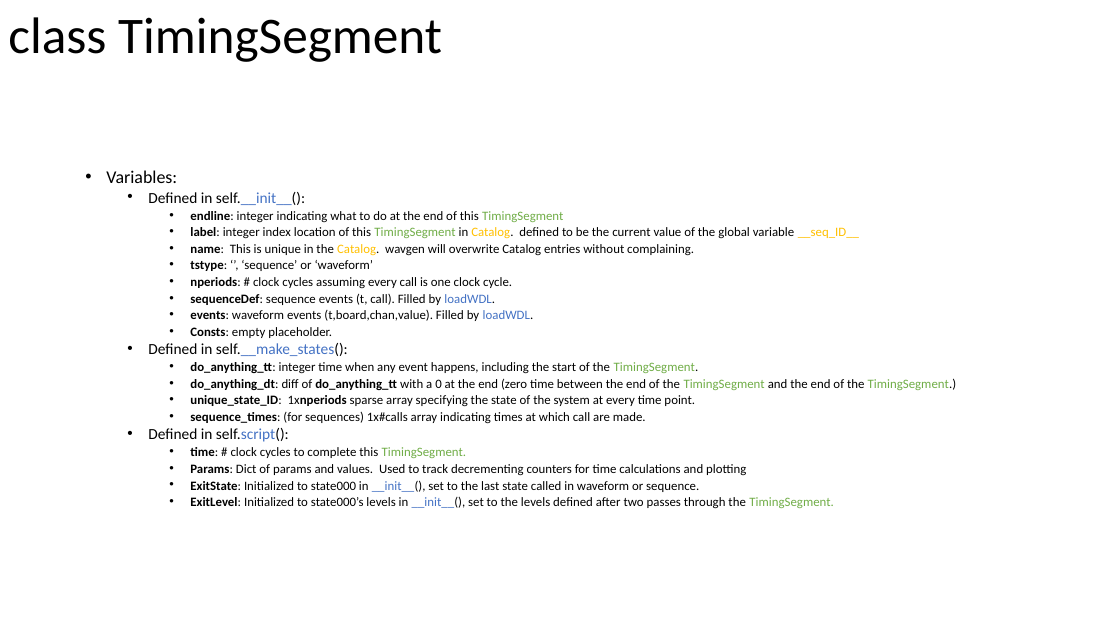
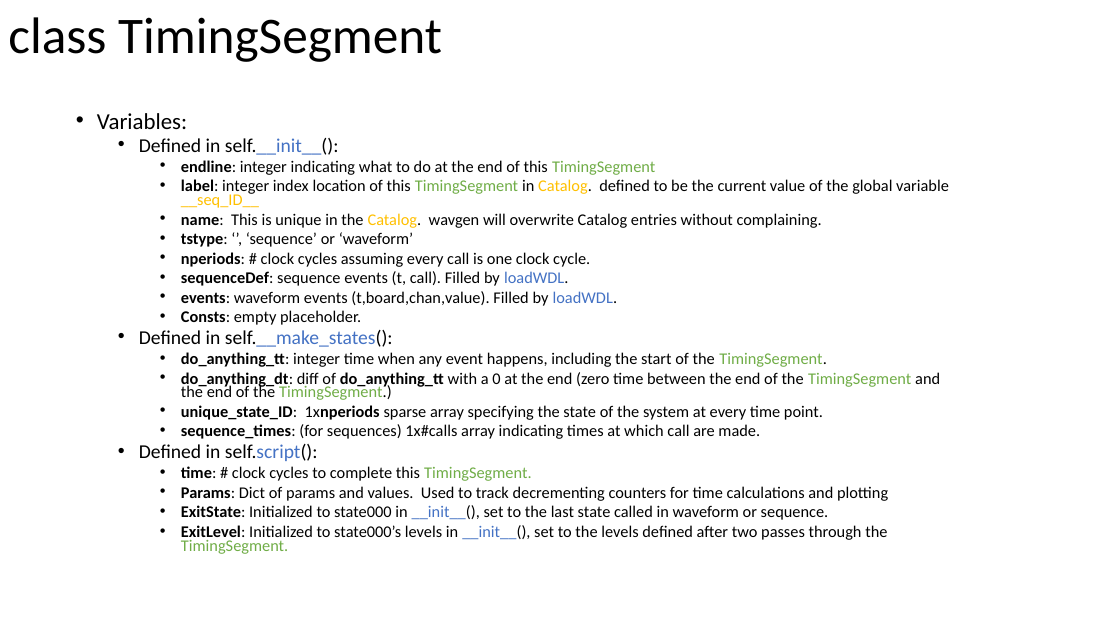
Before and after one commit to CaltechOpticalObservatories/wdl, a slide deck: slide 7 of Documentation_for_wavgen.pptx. Drawn at 1120x630 pixels with LibreOffice and Linux fonts; fonts in the diff are those of the drawing. Boxes give left, top, right and bottom in pixels: in the first picture for what was removed or moved away, otherwise in the second. Text is boxed around its words. In the diff, an @@ line names an element or a change of style, - is before the commit and + after.

```diff
--- a/Documentation_for_wavgen.pptx
+++ b/Documentation_for_wavgen.pptx
@@ text "Variables:": place and size @@
-text "Variables:" at (106, 170, 956, 509)
+text "Variables:" at (97, 113, 949, 554)
@@ text "Variables:" at (97, 113, 949, 554): size 15.4 to 19.6 pt in "Variables:"; size 13.2 to 16.8 pt in "Defined in self.__init__():", "Defined in self.__make_states():", "Defined in self.script():"; size 11 to 14 pt @@
```
Also in this commit, not shown: 1 other slide changed, 1 slide added.
